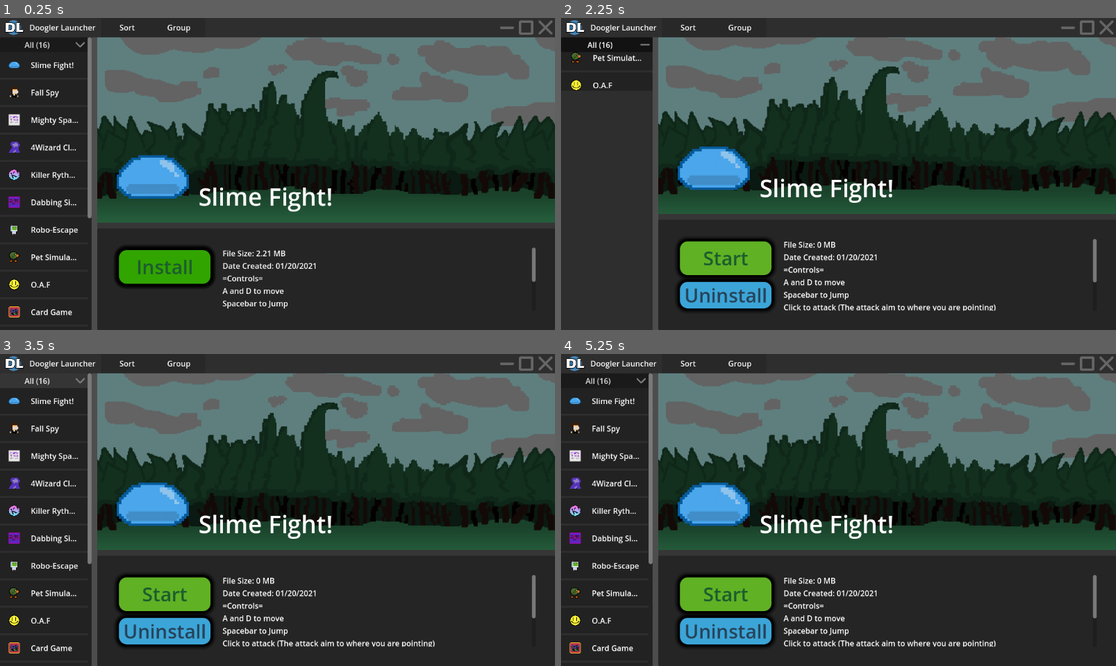
Above: before the commit, frames 1-4 (two rows, left to right).
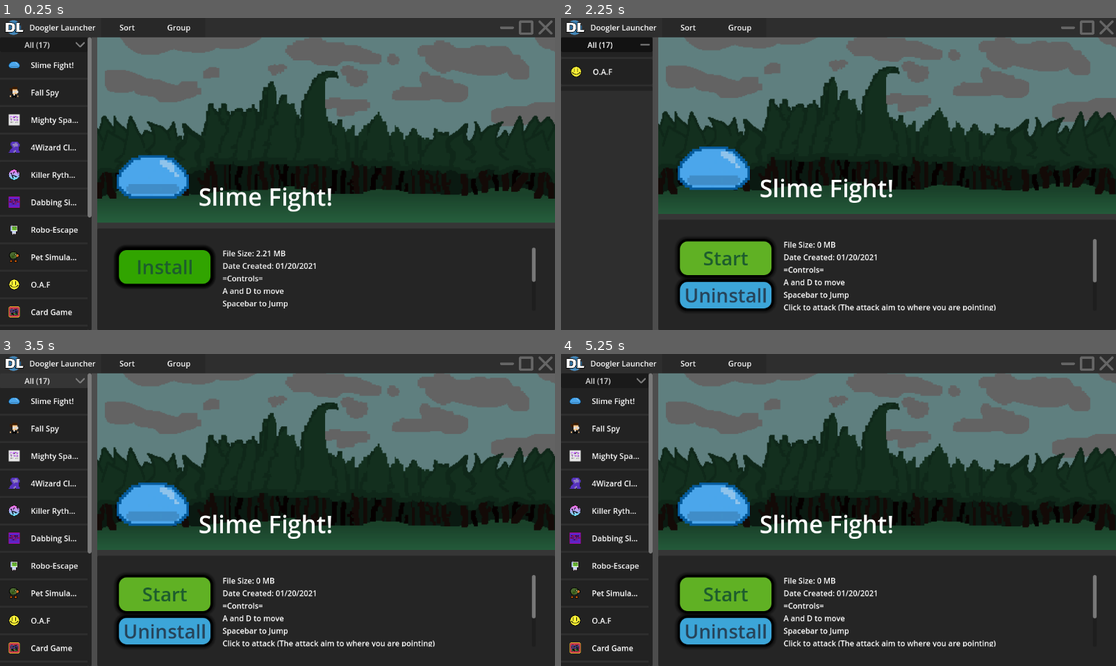
Above: after the commit, the same moments.

Repository: Do0gler/DooglerGameLauncher
Game: Godot game, scene res://Scenes/MainScene.tscn
Two runs of this game, one before a commit and one after it. Both use one fixed random seed, a clock stepped at 60 frames per second and the inputs below. The engine's default icon, where the game draws it, is replaced by a stand-in: a white triangle on a blue panel in a dark square.
Inputs (mouse positions are in pixels of both pictures, inside the frame that each line leads up to):
- Up to frame 1 (0.25 s): no input
- Up to frame 2 (2.25 s): click "Start" at 0.5 s; click "Start" at 1.25 s; click "All (16)" (after the commit: "All (17)") at 2 s
- Up to frame 3 (3.5 s): click (44, 375) at 2.77 s
- Up to frame 4 (5.25 s): click "Uninstall" at 3.5 s; click "Yes" at 4.25 s; click "Install" at 5 s

The runs differ from the first frame. In frame 1, less than 0.1% of the frame differs, in the area x 7-17%, y 7-65%; in frame 2, 0.3%, in the area x 1-15%, y 7-24%; in frame 3, less than 0.1%; in frame 4, less than 0.1%.

Commit message:
Bug Fixes
Updated the version of Card Game DE
Fixed spacing issues when grouping games by category

Diff:
--- /dev/null
+++ b/GameLibrary/Card Game Definitive Edtion.tres
@@ -0,0 +1,26 @@
+[gd_resource type="Resource" script_class="Game_Data" load_steps=6 format=3 uid="uid://celt7ene7ap3i"]
+
+[ext_resource type="Texture2D" uid="uid://g0a0lvncnjbb" path="res://GameArt/CardGameDE/CardGameDEBG.png" id="1_bmcmx"]
+[ext_resource type="Texture2D" uid="uid://cnqmvqav7yom4" path="res://GameArt/CardGameDE/CardGameDEIcon.png" id="2_5t44f"]
+[ext_resource type="Script" path="res://Scripts/GameData.gd" id="3_lxqwq"]
+[ext_resource type="Texture2D" uid="uid://bwxp3ahcfluv2" path="res://GameArt/CardGameDE/CardGameDE2.png" id="3_tullv"]
+[ext_resource type="Texture2D" uid="uid://c20u057x88d0n" path="res://GameArt/CardGameDE/CardGameDE1.png" id="4_q4hqe"]
+
+[resource]
+script = ExtResource("3_lxqwq")
+file_size_mb = 25.46
+download_path = "http://dl.dropboxusercontent.com/scl/fi/5qjh4yidczpj6mnlbx3aj/CardGameDE1.2.zip?rlkey=sm9qysjwqvcusjopvsxmdm646&st=33gzftp3&dl=0"
+game_name = "Card Game: Definitive Edtion"
+file_name = "CardGameDE1.2.zip"
+game_file_name = "CardGameDE.exe"
+description = "The definitive edition of the hit game: Card Game.
+
+Click the numbers from highest to lowest
+
+Earn coins and buy skins for the backgroud and cards"
+engine = "Godot"
+creation_date = "06/04/2024"
+icon = ExtResource("2_5t44f")
+background = ExtResource("1_bmcmx")
+screenshots = Array[Texture2D]([ExtResource("3_tullv"), ExtResource("4_q4hqe")])
+tags = Array[String](["Remake", "Arcade"])
--- a/Scenes/MainScene.tscn
+++ b/Scenes/MainScene.tscn
@@ -483,6 +483,7 @@
 custom_minimum_size = Vector2(30, 0)
 layout_mode = 2
 size_flags_horizontal = 8
+mouse_default_cursor_shape = 2
 texture_normal = ExtResource("7_p7dyr")
 texture_pressed = ExtResource("6_lb3r5")
 texture_hover = ExtResource("7_p7dyr")
@@ -831,16 +832,16 @@
 [connection signal="pressed" from="Titlebar/MarginContainer/HBoxContainer/MinimizeButton" to="Titlebar" method="_on_minimize_button_pressed"]
 [connection signal="pressed" from="Titlebar/MarginContainer/HBoxContainer/WindowedToggleButton" to="Titlebar" method="_on_windowed_button_pressed"]
 [connection signal="pressed" from="Titlebar/MarginContainer/HBoxContainer/ExitButton" to="Titlebar" method="_on_exit_button_pressed"]
-[connection signal="focus_exited" from="Titlebar/MarginContainer/HBoxContainer2/HBoxContainer/DropdownMenu" to="Titlebar/MarginContainer/HBoxContainer2/HBoxContainer/DropdownMenu" method="_on_focus_exited" flags=18]
-[connection signal="gui_input" from="Titlebar/MarginContainer/HBoxContainer2/HBoxContainer/DropdownMenu" to="Titlebar/MarginContainer/HBoxContainer2/HBoxContainer/DropdownMenu" method="_on_gui_input" flags=18]
+[connection signal="focus_exited" from="Titlebar/MarginContainer/HBoxContainer2/HBoxContainer/DropdownMenu" to="Titlebar/MarginContainer/HBoxContainer2/HBoxContainer/DropdownMenu" method="_on_focus_exited"]
+[connection signal="gui_input" from="Titlebar/MarginContainer/HBoxContainer2/HBoxContainer/DropdownMenu" to="Titlebar/MarginContainer/HBoxContainer2/HBoxContainer/DropdownMenu" method="_on_gui_input"]
 [connection signal="toggled" from="Titlebar/MarginContainer/HBoxContainer2/HBoxContainer/DropdownMenu/SubItemsContainer/VBoxContainer/AlphabetSortButton" to="." method="sort_default"]
-[connection signal="toggled" from="Titlebar/MarginContainer/ …(203 unchanged characters)… etSortButton" method="toggle_sort_order" flags=18]
+[connection signal="toggled" from="Titlebar/MarginContainer/ …(203 unchanged characters)… etSortButton" method="toggle_sort_order"]
 [connection signal="toggled" from="Titlebar/MarginContainer/HBoxContainer2/HBoxContainer/DropdownMenu/SubItemsContainer/VBoxContainer/DateSortButton" to="." method="sort_by_date"]
-[connection signal="toggled" from="Titlebar/MarginContainer/ …(195 unchanged characters)… teSortButton" method="toggle_sort_order" flags=18]
+[connection signal="toggled" from="Titlebar/MarginContainer/ …(195 unchanged characters)… teSortButton" method="toggle_sort_order"]
 [connection signal="toggled" from="Titlebar/MarginContainer/HBoxContainer2/HBoxContainer/DropdownMenu/SubItemsContainer/VBoxContainer/SizeSortButton2" to="." method="sort_by_size"]
-[connection signal="toggled" from="Titlebar/MarginContainer/ …(197 unchanged characters)… eSortButton2" method="toggle_sort_order" flags=18]
-[connection signal="focus_exited" from="Titlebar/MarginContainer/HBoxContainer2/HBoxContainer/DropdownMenu2" to="Titlebar/MarginContainer/HBoxContainer2/HBoxContainer/DropdownMenu2" method="_on_focus_exited" flags=18]
-[connection signal="gui_input" from="Titlebar/MarginContainer/HBoxContainer2/HBoxContainer/DropdownMenu2" to="Titlebar/MarginContainer/HBoxContainer2/HBoxContainer/DropdownMenu2" method="_on_gui_input" flags=18]
+[connection signal="toggled" from="Titlebar/MarginContainer/ …(197 unchanged characters)… eSortButton2" method="toggle_sort_order"]
+[connection signal="focus_exited" from="Titlebar/MarginContainer/HBoxContainer2/HBoxContainer/DropdownMenu2" to="Titlebar/MarginContainer/HBoxContainer2/HBoxContainer/DropdownMenu2" method="_on_focus_exited"]
+[connection signal="gui_input" from="Titlebar/MarginContainer/HBoxContainer2/HBoxContainer/DropdownMenu2" to="Titlebar/MarginContainer/HBoxContainer2/HBoxContainer/DropdownMenu2" method="_on_gui_input"]
 [connection signal="pressed" from="Titlebar/MarginContainer/HBoxContainer2/HBoxContainer/DropdownMenu2/SubItemsContainer/VBoxContainer/AllGroupButton" to="." method="group_by_default"]
 [connection signal="pressed" from="Titlebar/MarginContainer/HBoxContainer2/HBoxContainer/DropdownMenu2/SubItemsContainer/VBoxContainer/AllGroupButton" to="Titlebar/MarginContainer/HBoxContainer2/HBoxContainer/DropdownMenu2/SubItemsContainer/VBoxContainer/AllGroupButton" method="toggle_state"]
 [connection signal="pressed" from="Titlebar/MarginContainer/HBoxContainer2/HBoxContainer/DropdownMenu2/SubItemsContainer/VBoxContainer/EngineGroupButton" to="." method="group_by_engine"]
--- a/Scripts/ExpandableList.gd
+++ b/Scripts/ExpandableList.gd
@@ -18,8 +18,11 @@
 	number_of_items += 1
 
 func update_visuals():
+	await get_tree().process_frame # Wait for children to be placed properly
 	text = list_name + " (" + str(number_of_items) + ")"
-	items_control.custom_minimum_size.y = 60 * number_of_items # Temp solution, should be added by the size of the item added
+	var items = items_control.get_child(0).get_children()
+	var last_child = items[items.size() - 1]
+	items_control.custom_minimum_size.y = last_child.position.y + last_child.size.y
 
 func expand_contract(will_expand):
 	var expand_to : int = 0
--- a/Scripts/GameData.gd
+++ b/Scripts/GameData.gd
@@ -9,7 +9,7 @@
 @export var game_file_name : String
 @export_multiline var description : String
 @export_enum("Scratch", "Unity", "Godot") var engine: String = "Scratch"
-@export var creation_date: String = "Unknown"
+@export var creation_date: String = "Unknown" #MM/DD/YYYY
 @export var icon : Texture2D
 @export var background : Texture2D
 @export var screenshots : Array[Texture2D]
--- a/project.godot
+++ b/project.godot
@@ -13,7 +13,7 @@
 config/name="Doogler Launcher"
 run/main_scene="res://Scenes/MainScene.tscn"
 config/use_custom_user_dir=true
-config/features=PackedStringArray("4.1", "GL Compatibility")
+config/features=PackedStringArray("4.2", "GL Compatibility")
 run/low_processor_mode=true
 boot_splash/image="res://UIArt/DooglerLauncherSplash.png"
 config/icon="res://DooglerLauncherIcon.png"
Binary file added: GameArt/CardGameDE/CardGameDE1.png
Not shown, added: GameArt/CardGameDE/CardGameDE1.png.import
Binary file added: GameArt/CardGameDE/CardGameDE2.png
Not shown, added: GameArt/CardGameDE/CardGameDE2.png.import
Binary file added: GameArt/CardGameDE/CardGameDEBG.png
Not shown, added: GameArt/CardGameDE/CardGameDEBG.png.import
Binary file added: GameArt/CardGameDE/CardGameDEIcon.png
Not shown, added: GameArt/CardGameDE/CardGameDEIcon.png.import
Not shown, changed: TODO.txt
Not shown, changed: export_presets.cfg
